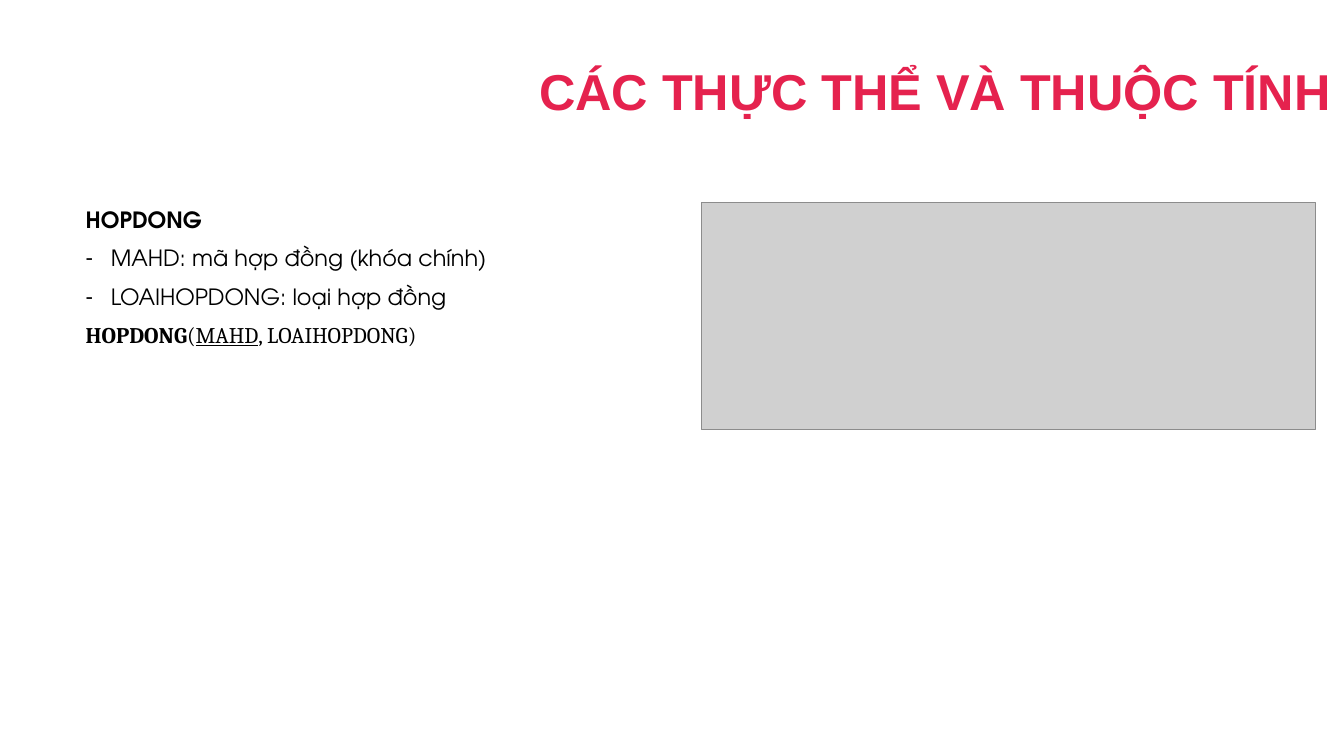
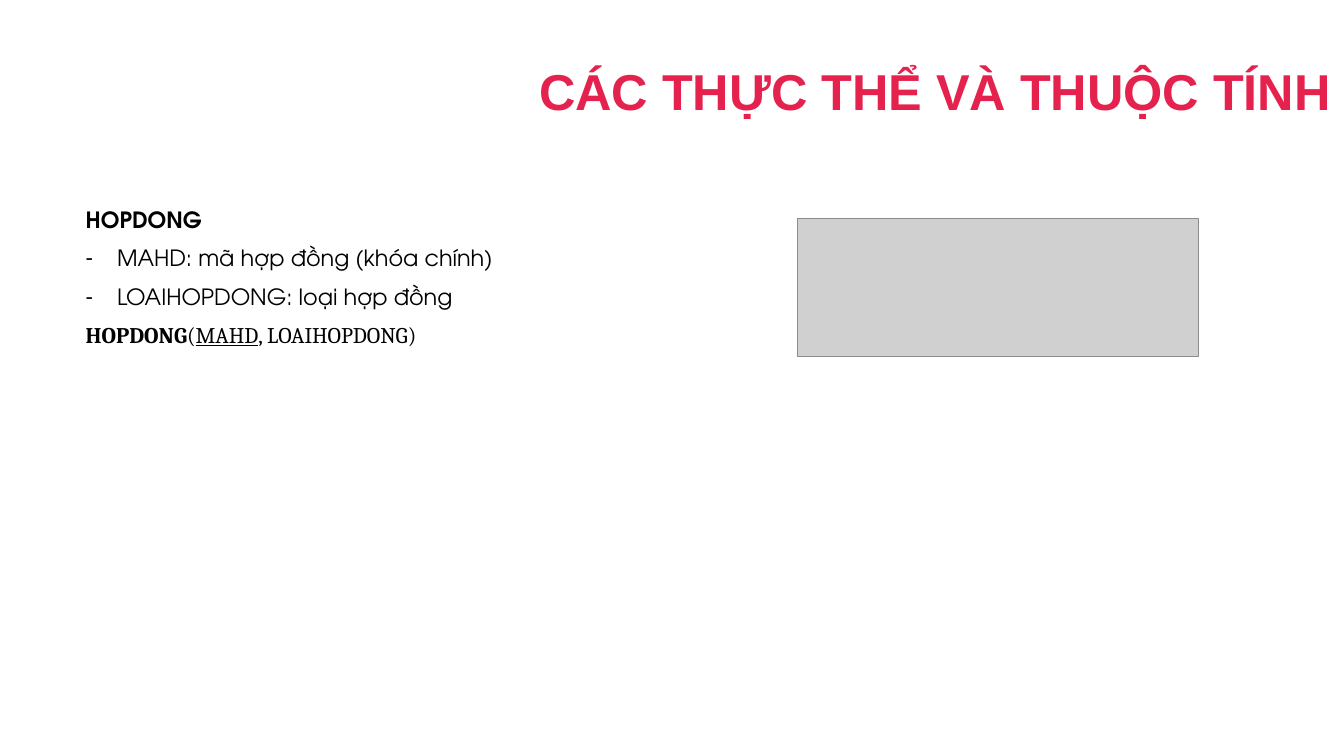
Before and after one commit to dangbinhphuoc/Sql_QuanLyNhanSu, a slide deck: slide 13 of PPQuanLyNhanSu.pptx. Drawn at 1344x756 pixels with LibreOffice and Linux fonts; fonts in the diff are those of the drawing; grey boxes stand for pictures; background and template pictures are left out. Boxes give left, top, right and bottom in pixels: in the first picture for what was removed or moved away, otherwise in the second. Text is boxed around its words. In the diff, an @@ line names an element or a change of style, - is before the commit and + after.

```diff
--- a/PPQuanLyNhanSu.pptx
+++ b/PPQuanLyNhanSu.pptx
@@ text "HOPDONG" rewrapped from (86, 211, 486, 346) to (86, 211, 493, 346) @@
@@ picture removed at (701, 203, 1315, 430) @@
@@ picture added at (798, 218, 1199, 357) @@
```
Also in this commit, not shown: 21 other slides changed, 1 slide added, 1 slide removed, 2 other files.
